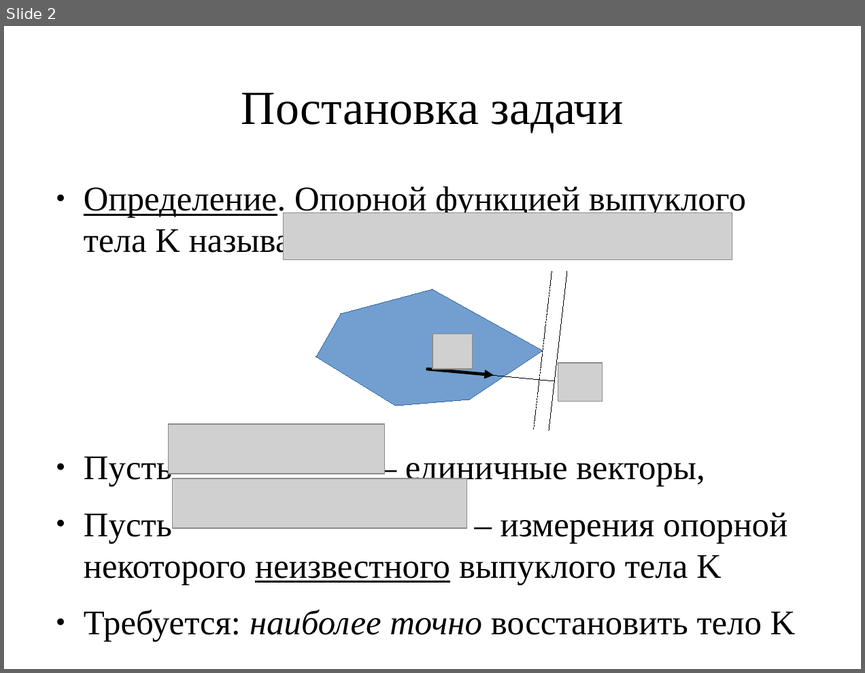
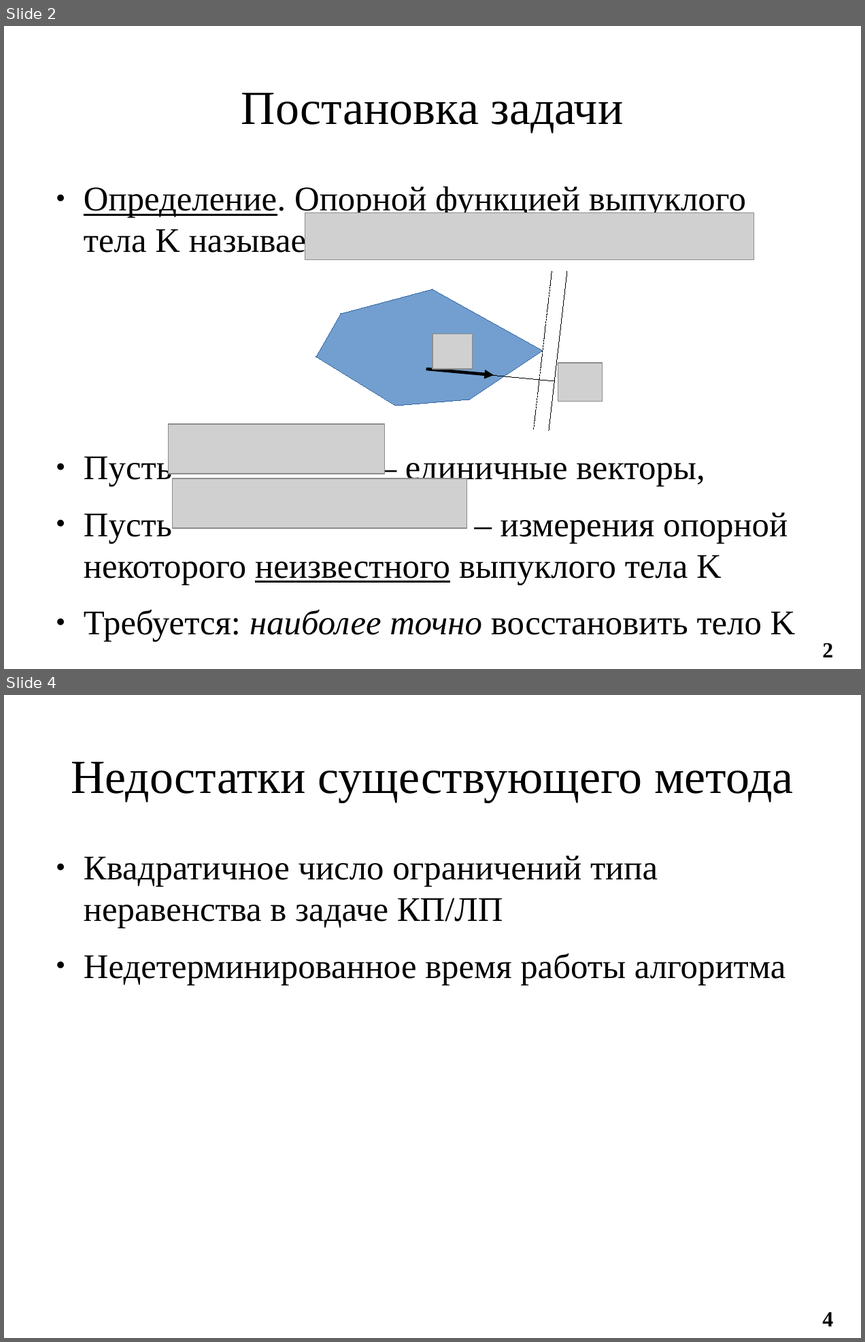
Before and after one commit to ilya-palachev/polyhedra-correction-library, a slide deck: Documentation/i.palachev/Thesis/LomonosovReadings2017/presentation-palachev.odp. Shown one above the other, each under a label of ours: slide 2 before the commit, slides 2 and 4 after it; the slides between them are not shown. The pictures are 865x673 and 865x1342 pixels, drawn with LibreOffice and Linux fonts; fonts in the diff are those of the drawing; grey boxes stand for pictures. Boxes give left, top, right and bottom in pixels: in the first picture for what was removed or moved away, otherwise in the second. Text is boxed around its words. In the diff, an @@ line names an element or a change of style, - is before the commit and + after.

```diff
--- a/Documentation/i.palachev/Thesis/LomonosovReadings2017/presentation-palachev.odp
+++ b/Documentation/i.palachev/Thesis/LomonosovReadings2017/presentation-palachev.odp
@@ slide 4 added at (4,695,861,1338), background #FFFFFF @@
@@ title added at (71,762,793,802), 44 pt, text #000000 @@
+Недостатки существующего метода
@@ text added at (84,855,785,985), 32 pt, text #000000 @@
+● Квадратичное число ограничений типа неравенства в задаче КП/ЛП
+● Недетерминированное время работы алгоритма
@@ page number added at (822,1312,833,1326), 20 pt, text #000000, bold @@
+4
@@ slide 2 changed as well @@
@@ picture: place and size @@
-picture at (283,212,732,259)
+picture at (305,212,754,259)
@@ page number added at (822,643,833,657), 20 pt, text #000000, bold @@
+2
```
Also in this commit, not shown: 1 other slide changed, 7 other slides added, 1 slide removed.
